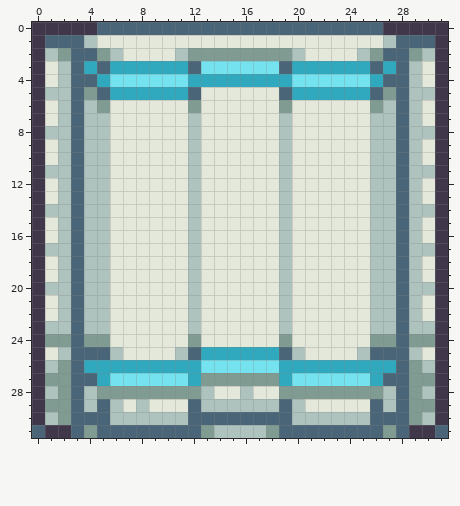
Two versions of one pixel-art sprite, src/textures/spritesheets/ship2/secret.png. The picture above was drawn from the file before the commit.
The file is 32x32 pixels.
The result:
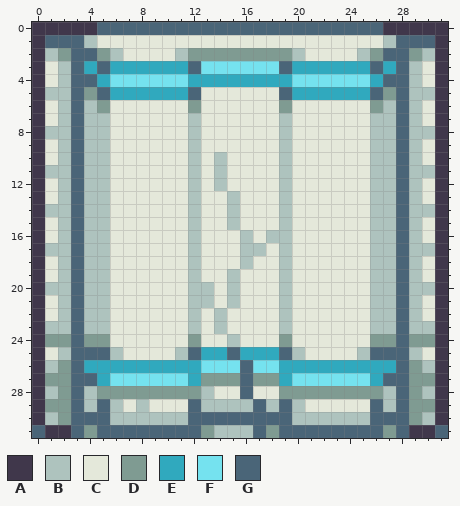
Palette (. is transparent): A #40374b  B #aec3be  C #e4e8da  D #7f9b92  E #30a9be  F #75e2ef  G #4a6578
Log entry: More obvious secret doors
Difference:
y 10..12: x 14 C -> B
y 13..15: x 15 C -> B
y 16: x 16 C -> B; x 18 C -> B
y 17: x 16..17 CC -> BB
y 18: x 16 C -> B
y 19: x 15 C -> B
y 20..21: x 13 C -> B; x 15 C -> B
y 22..23: x 14 C -> B
y 24: x 15 C -> B
y 25: x 15 E -> G
y 26: x 16 F -> G
y 27: x 16 D -> G
y 28: x 16 B -> G
y 29: x 17 B -> G
y 31: x 17 B -> G
Boxes around the changes in both pictures, in picture pixels (x1, y1, x2, y2):
changed: (201, 152, 279, 438)
